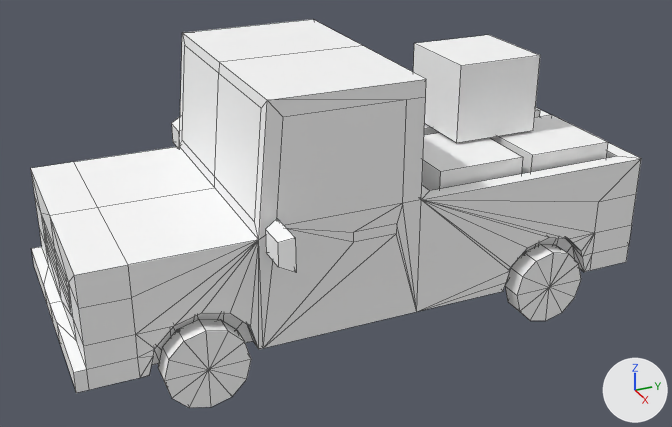
The FBX model Assets/Course Library/_Source_Files/FBX/ST_Veh_Ute_Red_Z.fbx, before and after one commit.
Rendered twice from a 50 mm lens placed at (0.0749, -0.0332, 0.0467), pointed at (0.0013, -0.0001, 0.01). The axes (+X, +Y, +Z) are drawn at lower right. The lights are the same throughout. Mesh edges are drawn as thin lines. Where no turn or scale is listed for an object, it has been applied to the vertices.

The older version as bpy lines, for what is in view:
```python
me_mesh = bpy.data.meshes.new('Mesh')
me_mesh.from_pydata(...)  # 358 vertices, 462 faces; spans x -0.0158..0.0158, y -0.0269..0.0269, z 0.0028..0.0255
me_mesh.materials.append(mat_lambert19)  # its picture is missing
me_mesh_002 = bpy.data.meshes.new('Mesh.002')
me_mesh_002.from_pydata(...)  # a 12-sided cylinder along x spanning x -0.00098..0.00098, y -0.00368..0.00368, z -0.00368..0.00368
me_mesh_002.materials.append(mat_lambert17)  # its picture is missing
me_mesh_003 = bpy.data.meshes.new('Mesh.003')
me_mesh_003.from_pydata(...)  # a 12-sided cylinder along x spanning x -0.00098..0.00098, y -0.00368..0.00368, z -0.00368..0.00368
me_mesh_003.materials.append(mat_lambert17)  # its picture is missing
ob_st_veh_ute_red_z = bpy.data.objects.new('ST_Veh_Ute_Red_Z', me_mesh)
ob_st_veh_ute_red_z.location = (0.0, 0.0, 0.0)
ob_wheel_fl = bpy.data.objects.new('Wheel_fl', me_mesh_002)
ob_wheel_fl.location = (0.0115, -0.01648, 0.00368)
ob_wheel_rl = bpy.data.objects.new('Wheel_rl', me_mesh_003)
ob_wheel_rl.location = (0.0115, 0.01704, 0.00368)
```
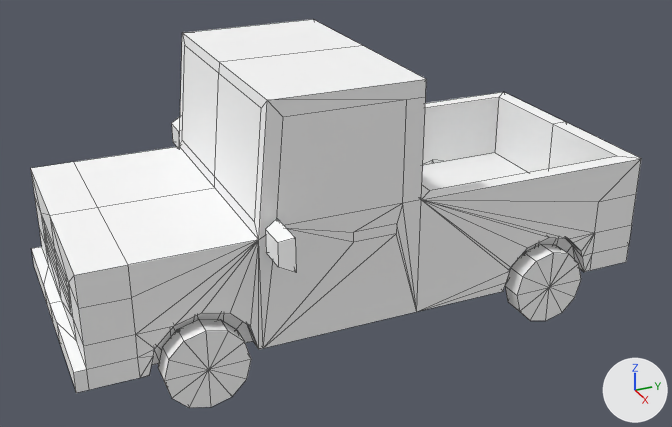
Where the newer file only moved an object's origin or applied its transform, the numbers keep the older frame.

Diff of the bpy script that builds the scene:
```diff
--- a/Assets/Course Library/_Source_Files/FBX/ST_Veh_Ute_Red_Z.fbx.py
+++ b/Assets/Course Library/_Source_Files/FBX/ST_Veh_Ute_Red_Z.fbx.py
@@ me_mesh @@
 me_mesh.from_pydata(...)  # 358 vertices, 462 faces; spans x -0.0158..0.0158, y -0.0269..0.0269, z 0.0028..0.0255
 # used by ob_st_veh_ute_red_z; location = (0.0, 0.0, 0.0)
+# me_mesh part 1: the loose piece of 8 vertices spanning x -0.0043..0.0045, y 0.0109..0.0195, z 0.0164..0.0239 is deleted
+# me_mesh part 2: the loose piece of 8 vertices spanning x 0.0008..0.0097, y 0.0158..0.0244, z 0.0088..0.0163 is deleted
+# me_mesh part 3: the loose piece of 8 vertices spanning x -0.0097..-0.0008, y 0.0059..0.0145, z 0.0088..0.0163 is deleted
+# me_mesh part 4: the loose piece of 8 vertices spanning x 0.0008..0.0097, y 0.0061..0.0148, z 0.0088..0.0163 is deleted
+# me_mesh part 5: the loose piece of 8 vertices spanning x -0.0097..-0.0008, y 0.0155..0.0241, z 0.0088..0.0163 is deleted
 me_mesh.materials.append(mat_lambert19)
```

Boxes (x1, y1, x2, y2) around the edits, measured in the pictures (672 x 427 px):
part 1 of me_mesh, deleted
    before: (413, 35, 540, 143)
part 2 of me_mesh, deleted
    before: (491, 115, 608, 174)
part 3 of me_mesh, deleted
    before: (424, 124, 439, 135)
part 4 of me_mesh, deleted
    before: (422, 133, 523, 191)
part 5 of me_mesh, deleted
    before: (535, 108, 540, 118)
